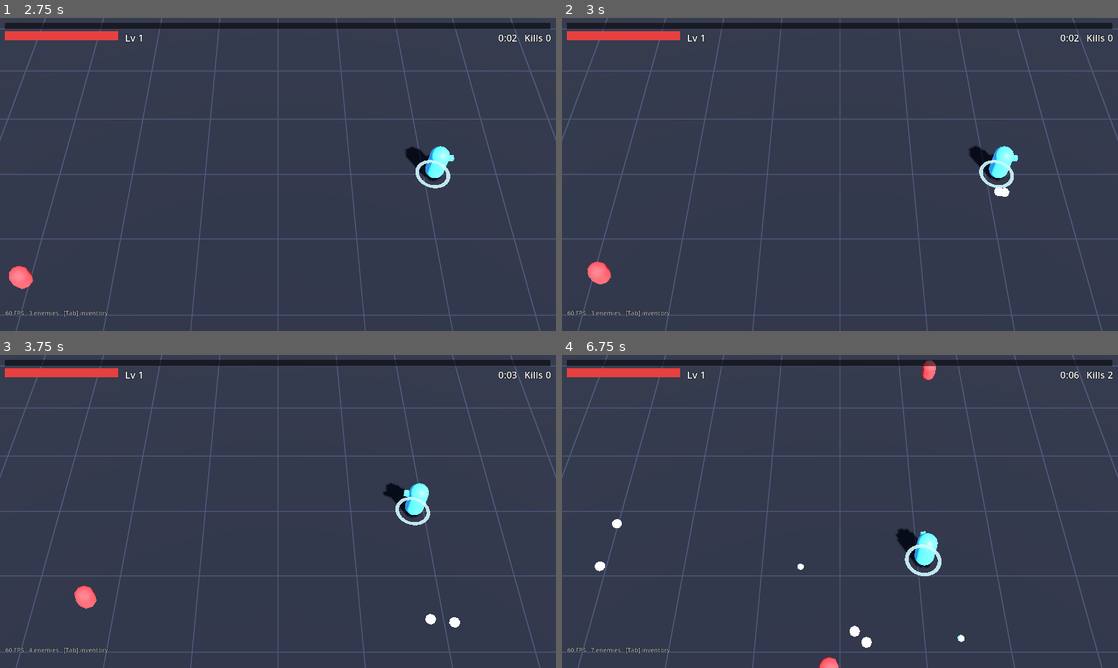
Above: before the commit, frames 1-4 (two rows, left to right).
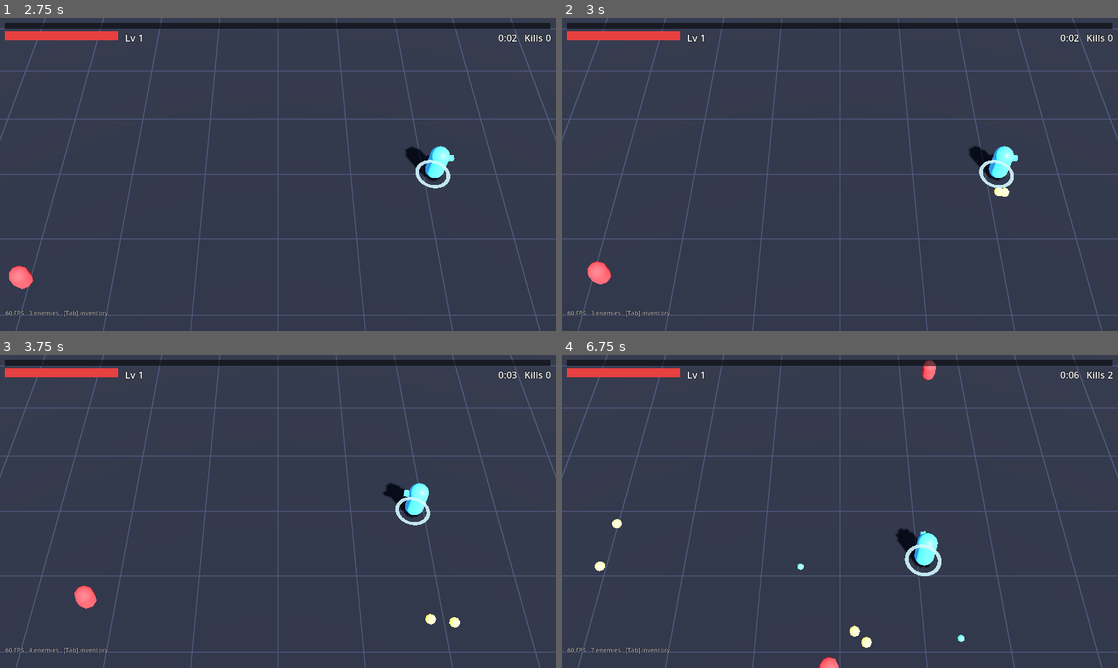
Above: after the commit, the same moments.

Repository: MarkJRogers92/ARPG
Game: Godot game, scene res://scenes/main.tscn
Same seed, same stepped clock (60 frames per second), same inputs: the game is played once before the commit and once after it.
Inputs (mouse positions are in pixels of both pictures, inside the frame that each line leads up to):
- Up to frame 1 (2.75 s): tap Enter at 0.5 s; move the mouse to (400, 158) at 0.52 s; hold D (move_right) 0.53-1.25 s; tap 1 at 0.6 s; click (400, 158) at 0.67 s; drag from (166, 190) to (250, 237) at 1.27 s; tap Space at 2 s; move the mouse to (333, 105) at 2.02 s; hold D (move_right) from 2.03 s (still down); tap Delete at 2.1 s
- Up to frame 2 (3 s): release D (move_right) at 2.75 s; drag from (812, 237) to (673, 127) at 2.77 s
- Up to frame 3 (3.75 s): move the mouse to (444, 558) at 3.52 s; hold A (move_left) from 3.53 s (still down); tap Backspace at 3.6 s
- Up to frame 4 (6.75 s): release A (move_left) at 4.25 s; drag from (673, 464) to (756, 433) at 4.27 s; move the mouse to (867, 511) at 5.02 s; hold S (move_down) 5.03-5.75 s; tap 1 at 5.1 s; click (867, 511) at 5.17 s; drag from (756, 433) to (728, 527) at 5.77 s; move the mouse to (962, 495) at 6.52 s; hold W (move_up) from 6.53 s (still down); tap Delete at 6.6 s

Frame 1 is identical in both runs. In frame 2, less than 0.1% of the frame differs, in the area x 77-81%, y 54-58%; in frame 3, less than 0.1%; in frame 4, 0.2%, in the area x 5-73%, y 52-94%.

Commit message:
Tone down gem and bolt glow so they keep their colors
Both blew out to white under their emission, making XP gems and bolts
indistinguishable. Gems now read teal and bolts pale yellow.

Co-Authored-By: Claude <noreply@anthropic.com>
Claude-Session: https://claude.ai/code/session_01A9szgScGYmL6Tz5tVYtqyC

Diff:
--- a/scripts/gem_swarm.gd
+++ b/scripts/gem_swarm.gd
@@ -29,7 +29,7 @@
 	mesh.height = 0.36
 	mesh.radial_segments = 6
 	mesh.rings = 3
-	MultiMeshUtil.setup(self, mesh, capacity, color, 1.5)
+	MultiMeshUtil.setup(self, mesh, capacity, color, 0.5)
 	_buffer = MultiMeshUtil.make_buffer(capacity, height)
 
 
--- a/scripts/projectile_swarm.gd
+++ b/scripts/projectile_swarm.gd
@@ -40,7 +40,7 @@
 	mesh.height = projectile_radius * 2.0
 	mesh.radial_segments = 8
 	mesh.rings = 4
-	MultiMeshUtil.setup(self, mesh, capacity, color, 3.0)
+	MultiMeshUtil.setup(self, mesh, capacity, color, 1.0)
 	_buffer = MultiMeshUtil.make_buffer(capacity, height)
 
 
